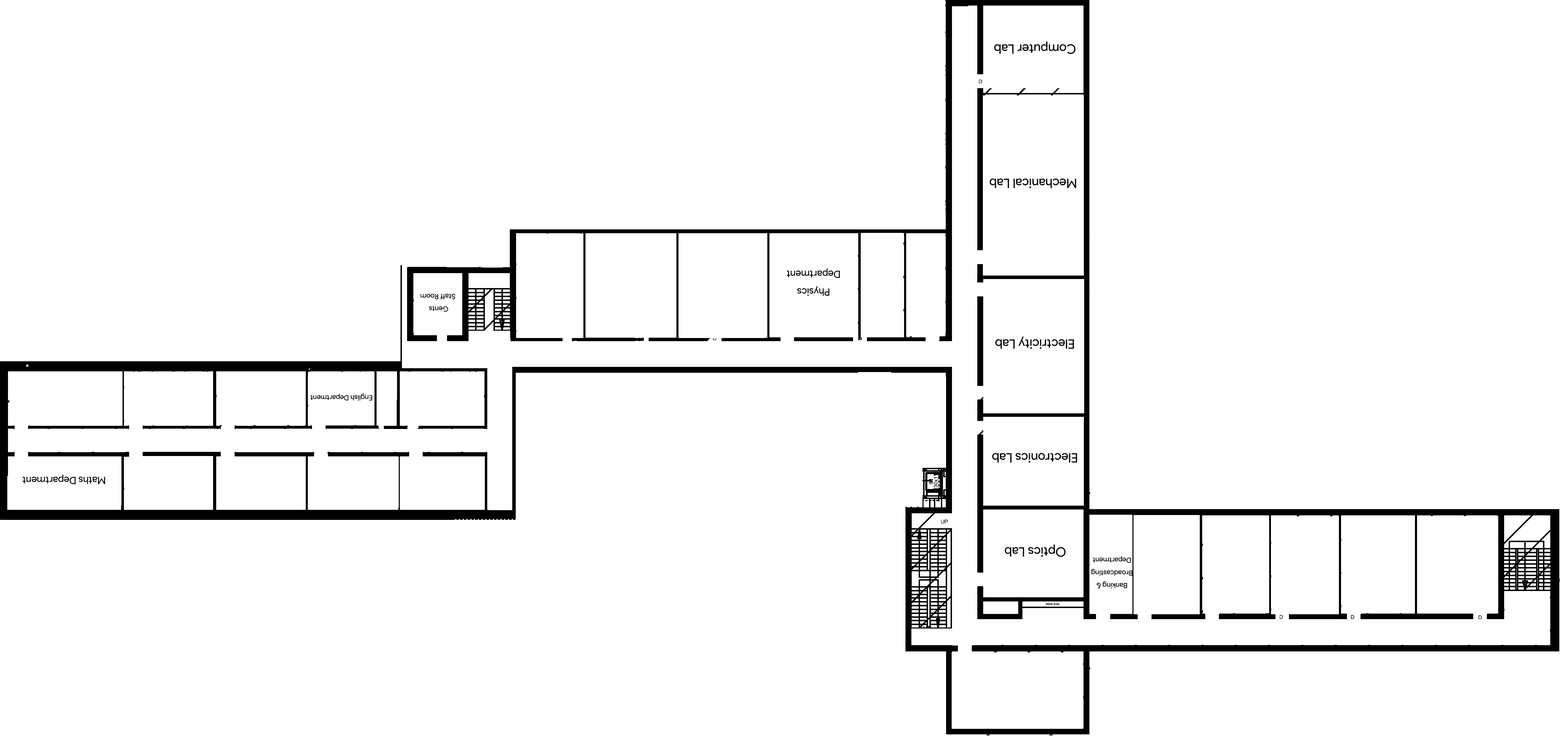
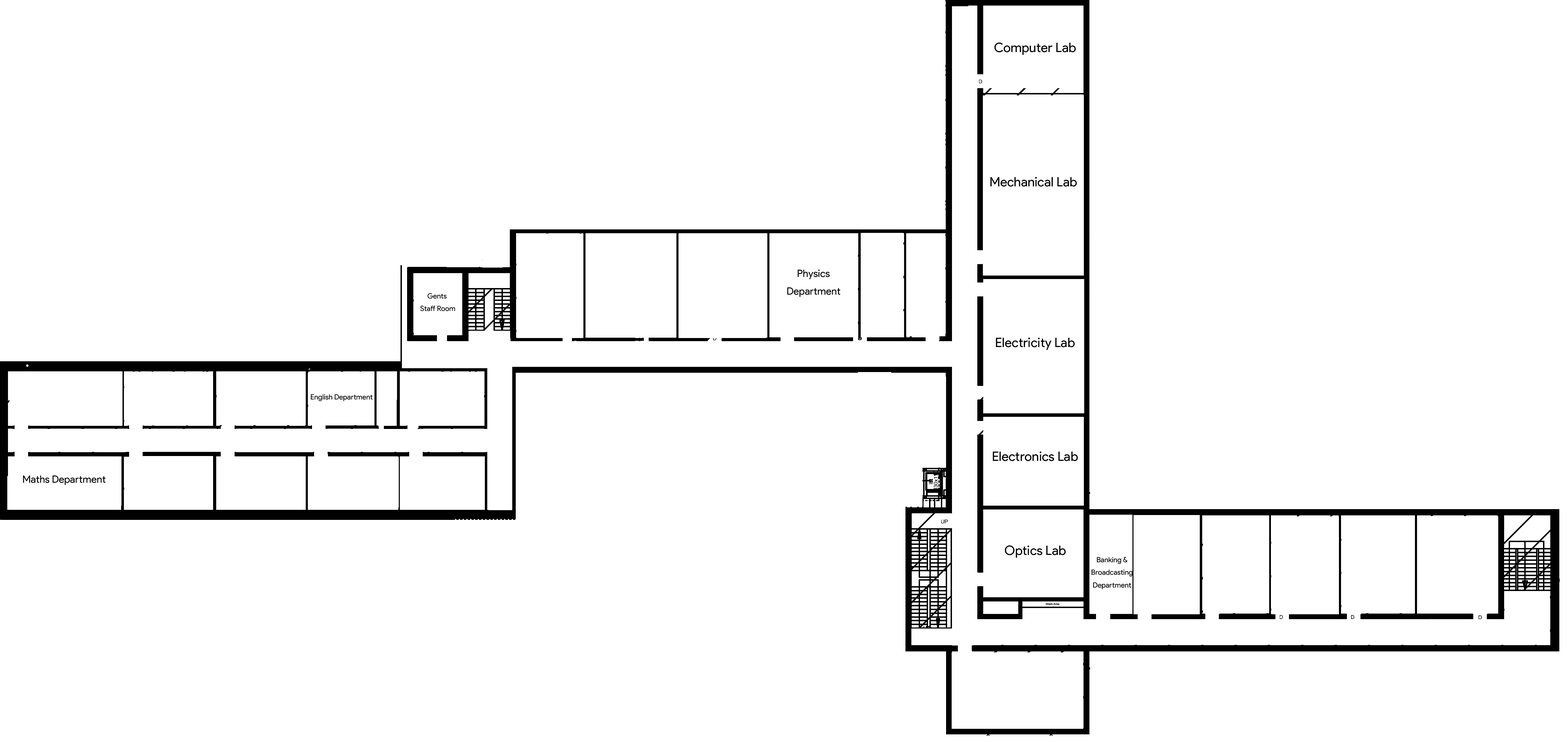
Layer changes from the first 1568x742 image to the second:
painted on "Physics Department" over (x1=786, y1=268, x2=841, y2=298)
painted on "Computer Lab" over (x1=993, y1=41, x2=1076, y2=55)
painted on "Mechanical Lab" over (x1=989, y1=176, x2=1077, y2=189)
painted on "Electricity Lab" over (x1=995, y1=336, x2=1075, y2=350)
painted on "Electronics Lab" over (x1=992, y1=451, x2=1078, y2=463)
painted on "Optics Lab" over (x1=1004, y1=544, x2=1066, y2=558)
painted on "Gents Staff Room" over (x1=420, y1=292, x2=456, y2=313)
painted on "English Department" over (x1=310, y1=393, x2=373, y2=402)
painted on "Maths Department" over (x1=22, y1=474, x2=106, y2=486)
painted on "Banking & Broadcasting Department" over (x1=1091, y1=555, x2=1133, y2=590)
